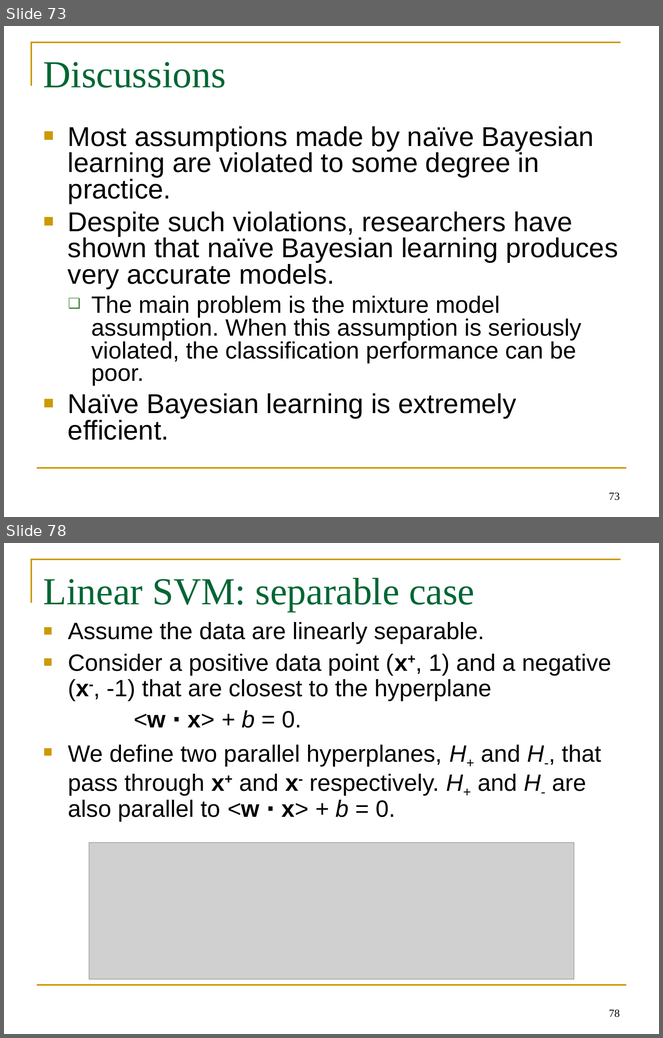
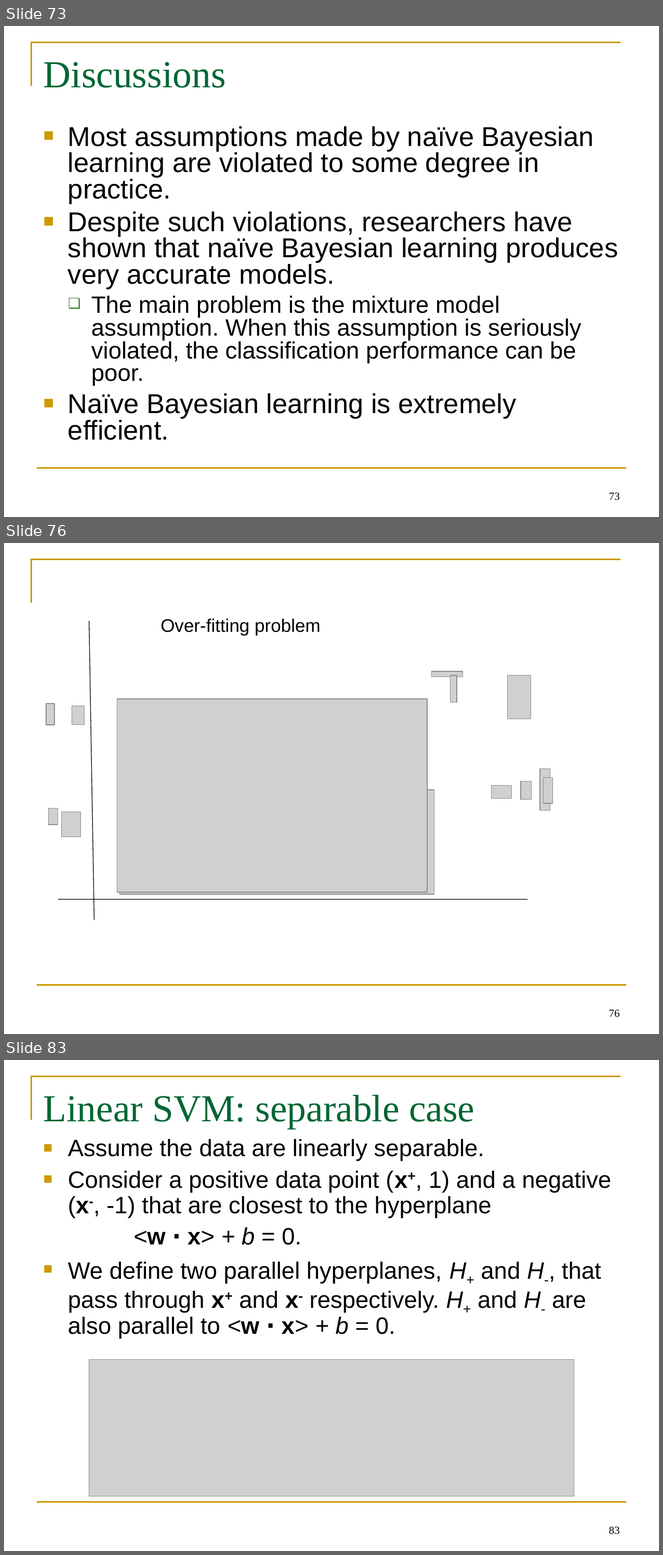
Before and after one commit to BeiyuLinCS/beiyulin.github.io, a slide deck: teach/spring_21/behavior_modeling/week6_supervised_learning.ppt. Shown one above the other, each under a label of ours: slides 73 and 78 before the commit, slides 73, 76 and 83 after it; the slides between them are not shown. The pictures are 663x1038 and 663x1555 pixels, drawn with LibreOffice and Linux fonts; fonts in the diff are those of the drawing; grey boxes stand for pictures; background and template pictures are left out. Boxes give left, top, right and bottom in pixels: in the first picture for what was removed or moved away, otherwise in the second. Text is boxed around its words. In the diff, an @@ line names an element or a change of style, - is before the commit and + after.

```diff
--- a/teach/spring_21/behavior_modeling/week6_supervised_learning.ppt
+++ b/teach/spring_21/behavior_modeling/week6_supervised_learning.ppt
@@ slide 76 added at [4,543,659,1034], background #FFFFFF; not listed: 2 template elements that a slide beside it also shows @@
@@ text added at [161,618,321,636], 20 pt, text #000000 @@
+Over-fitting problem
@@ line added from (89, 621) to (94, 921), #000000 0.74 pt @@
@@ picture added at [432,671,463,677] @@
@@ picture added at [450,676,457,702] @@
@@ picture added at [508,676,531,719] @@
@@ picture added at [46,704,54,725] @@
@@ picture added at [72,706,84,725] @@
@@ picture added at [117,699,428,892] @@
@@ picture added at [119,790,434,895] @@
@@ group added at [491,769,553,810]: 4 pictures @@
@@ picture added at [49,808,59,825] @@
@@ picture added at [62,812,81,837] @@
@@ line added from (528, 899) to (59, 899), #000000 0.74 pt @@
@@ page number added at [609,1010,620,1018], 12 pt, text #000000 @@
+76
@@ what was slide 78 is now slide 83 @@
@@ page number at [609,1527,620,1535]: text changed @@
-78
+83
```
Also in this commit, not shown: 4 slides changed, 8 other slides added, 14 slides removed, 22 other files.
